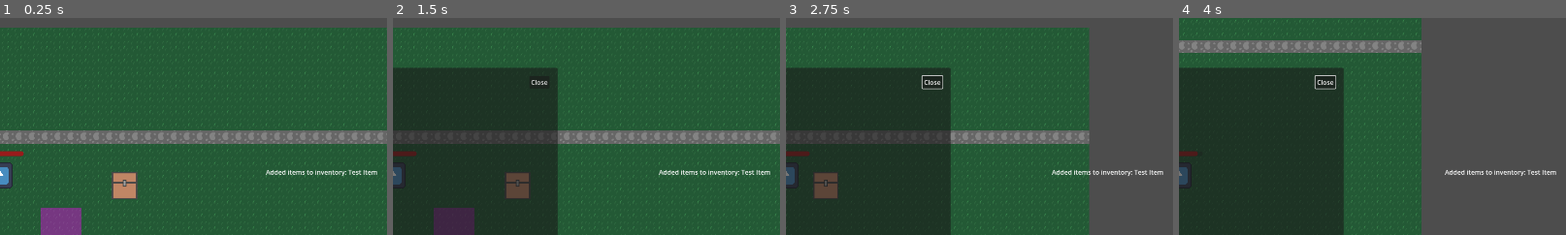
Above: before the commit, frames 1-4 (left to right).
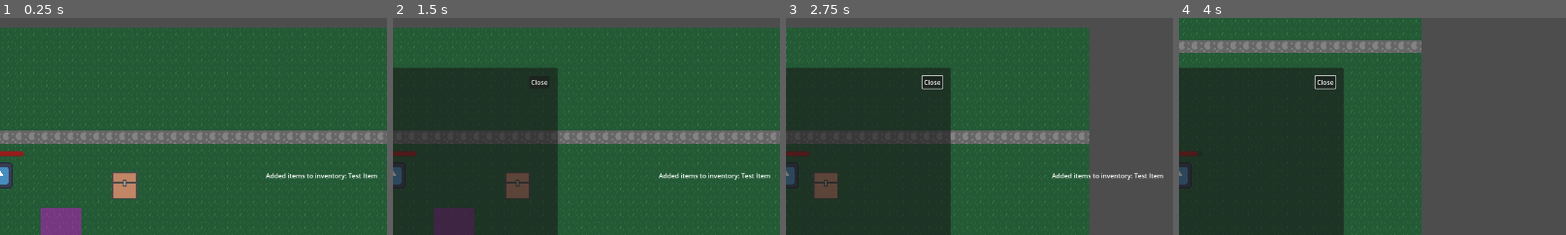
Above: after the commit, the same moments.

Repository: merskip/just-game
Game: Godot game, scene res://Scenes/Main Scene.tscn
The game is run twice, just before and just after one commit, with the same random seed, the same clock (stepped at 60 frames per second) and the same inputs. The engine's default icon, where the game draws it, is replaced by a stand-in: a white triangle on a blue panel in a dark square.
Inputs (mouse positions are % of the whole screen's width and height, from its top left):
- Up to frame 1 (0.25 s): no input
- Up to frame 2 (1.5 s): click "Inventory" at 0.5 s; click (29, 35) at 1.27 s
- Up to frame 3 (2.75 s): tap Enter at 2 s; move the mouse to (72, 45) at 2.02 s; hold Right (move_right) from 2.03 s (still down); click (72, 45) at 2.17 s
- Up to frame 4 (4 s): move the mouse to (30, 55) at 2.77 s; release Right (move_right) at 2.78 s; hold Down (move_down) 2.78-3.53 s; move the mouse to (60, 28) at 3.52 s; hold Right (move_right) from 3.53 s (still down)
The pictures show only the part of the screen within x 50-100%, y 14-64%; the shares and areas given below are measured in that part.

The runs differ from the first frame. In frame 1, 0.7% of the frame differs, in the area x 68-98%, y 70-75%; in frame 2, 0.7%; in frame 3, 0.7%; in frame 4, 0.4%.

Commit message:
Added removing notification after some delay

Diff:
--- a/Scenes/GUI.tscn
+++ b/Scenes/GUI.tscn
@@ -21,19 +21,15 @@
 layout_mode = 2
 text = "Inventory"
 
-[node name="NotificationsTextLabel" type="RichTextLabel" parent="."]
+[node name="NotificationsContainer" type="VBoxContainer" parent="."]
 custom_minimum_size = Vector2(300, 0)
 anchors_preset = 6
 anchor_left = 1.0
 anchor_top = 0.5
 anchor_right = 1.0
 anchor_bottom = 0.5
-offset_left = -40.0
-offset_top = -20.0
-offset_bottom = 20.0
+offset_left = -300.0
 grow_horizontal = 0
 grow_vertical = 2
-fit_content = true
-scroll_following = true
 
 [connection signal="pressed" from="VBoxContainer/Button" to="." method="_on_inventory_button_pressed"]
--- a/Scenes/gui.gd
+++ b/Scenes/gui.gd
@@ -2,7 +2,7 @@
 extends CanvasLayer
 
 var _window: Control
-@onready var _notifications_text_label = $NotificationsTextLabel
+@onready var _notifications_container: VBoxContainer = $NotificationsContainer
 
 func _ready() -> void:
 	notifications_manager.on_notification.connect(on_notification)
@@ -32,4 +32,10 @@
 		_window = null
 
 func on_notification(text: String):
-	_notifications_text_label.add_text(text + "\n")
+	var label = RichTextLabel.new()
+	label.text = text
+	label.fit_content = true
+	_notifications_container.add_child(label)
+
+	var timer: SceneTreeTimer = get_tree().create_timer(3)
+	timer.timeout.connect(func (): label.queue_free())
